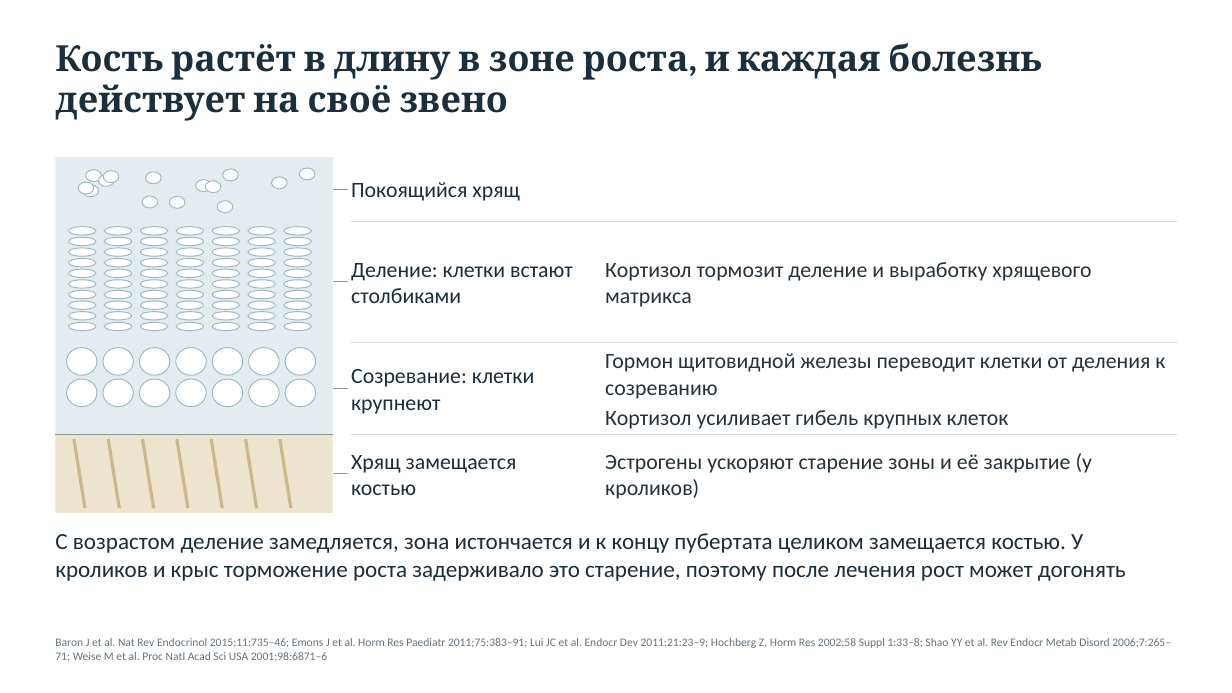
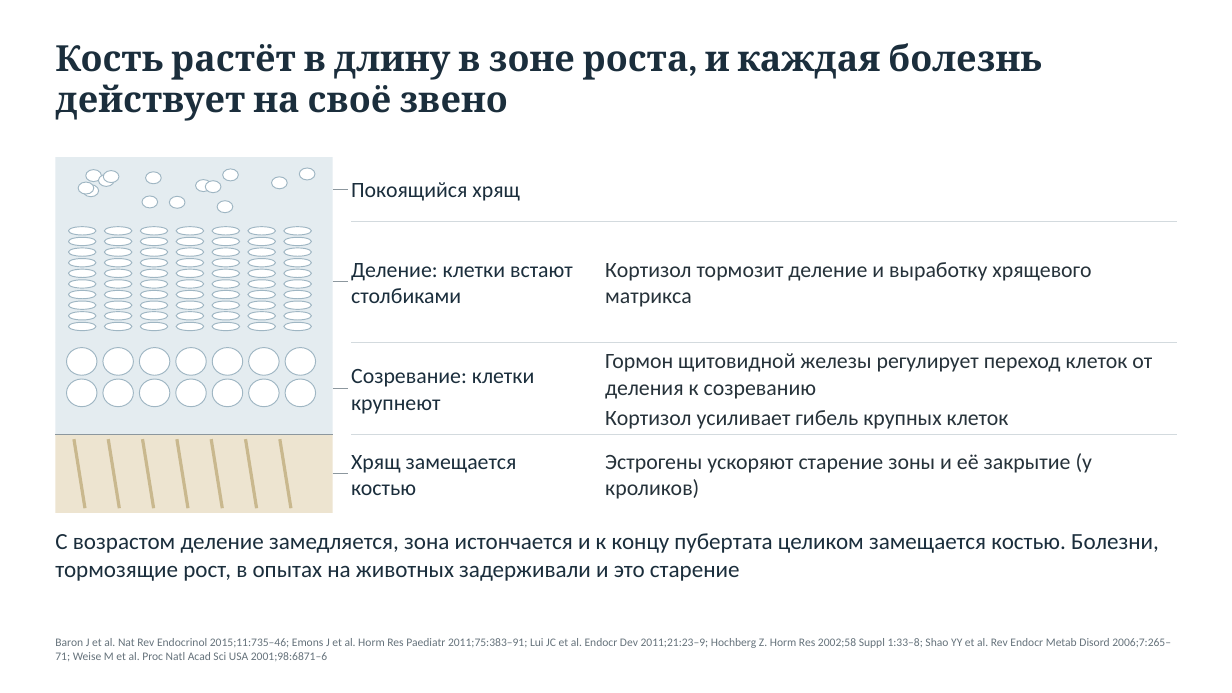
Before and after one commit to drabdulbosit1-eng/my-test-cloud, a slide deck: slide 5 of Endo_short_stature/Эндокринные причины низкорослости 2026.pptx. Drawn at 1232x693 pixels with LibreOffice and Linux fonts; fonts in the diff are those of the drawing. Boxes give left, top, right and bottom in pixels: in the first picture for what was removed or moved away, otherwise in the second. Text is boxed around its words. In the diff, an @@ line names an element or a change of style, - is before the commit and + after.

```diff
--- a/Endo_short_stature/Эндокринные причины низкорослости 2026.pptx
+++ b/Endo_short_stature/Эндокринные причины низкорослости 2026.pptx
@@ text at [605,353,1152,399]: text changed @@
-Гормон щитовидной железы переводит клетки от деления к созреванию
+Гормон щитовидной железы регулирует переход клеток от деления к созреванию
@@ text at [55,533,1159,581]: text changed @@
-С возрастом деление замедляется, зона истончается и к концу пубертата целиком замещается костью. У кроликов и крыс торможение роста задерживало это старение, поэтому после лечения рост может догонять
+С возрастом деление замедляется, зона истончается и к концу пубертата целиком замещается костью. Болезни, тормозящие рост, в опытах на животных задерживали и это старение
```
Also in this commit, not shown: 20 other slides changed, 13 other files.
